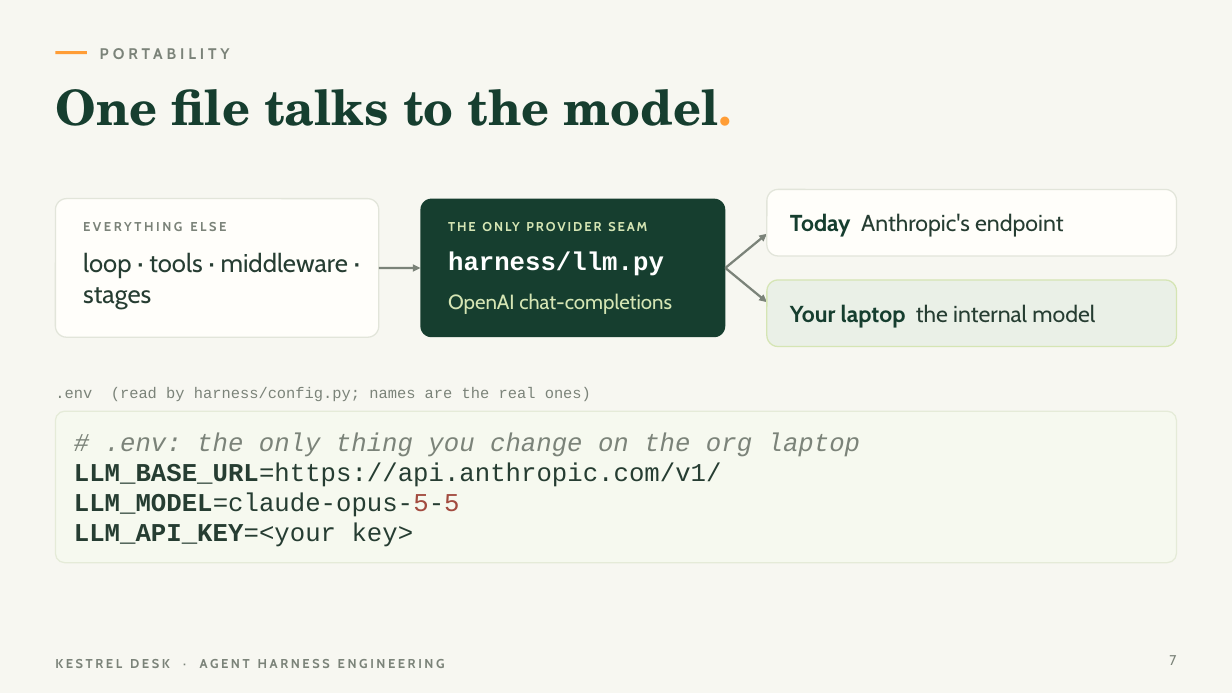
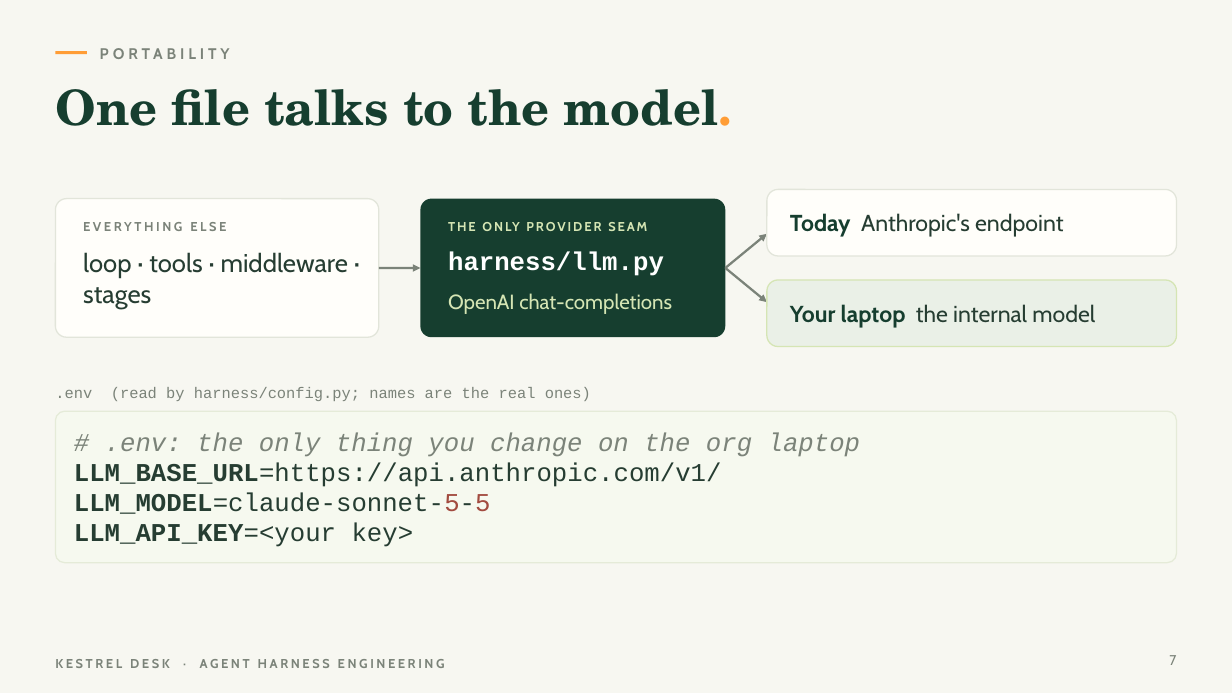
Before and after one commit to shubham-t/kestrel-desk, a slide deck: slide 7 of deck/Kestrel-Desk-Harness-Engineering.pptx. Drawn at 1232x693 pixels with LibreOffice and Linux fonts; fonts in the diff are those of the drawing. Boxes give left, top, right and bottom in pixels: in the first picture for what was removed or moved away, otherwise in the second. Text is boxed around its words. In the diff, an @@ line names an element or a change of style, - is before the commit and + after.

```diff
--- a/deck/Kestrel-Desk-Harness-Engineering.pptx
+++ b/deck/Kestrel-Desk-Harness-Engineering.pptx
@@ text at [74, 493, 491, 514]: text changed @@
-LLM_MODEL=claude-opus-5-5
+LLM_MODEL=claude-sonnet-5-5
```
Also in this commit, not shown: 8 other files.
